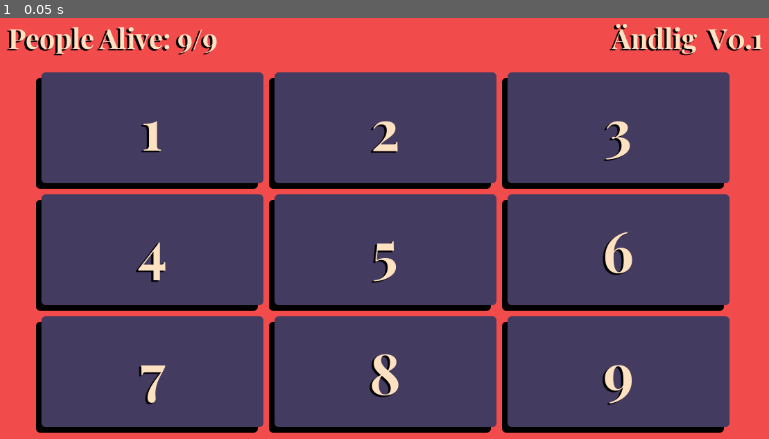
Above: before the commit, frame 1.
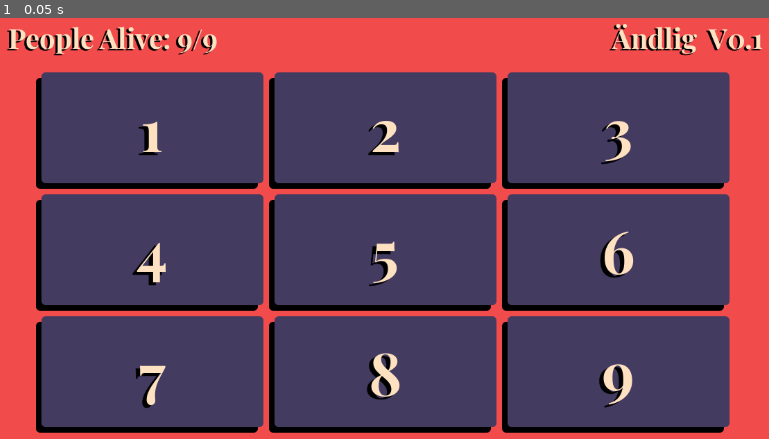
Above: after the commit, the same moment.

Repository: TheTwoBoom/andlig
Game: Godot game, scene res://scenes/game.tscn
Two runs of this game, one before a commit and one after it. Both use one fixed random seed, a clock stepped at 60 frames per second and the inputs below.
Inputs:
- Up to frame 1 (0.05 s): no input

The runs differ from the first frame. In frame 1, 1.0% of the frame differs, in the area x 17-83%, y 24-93%.

Commit message:
font changes

Diff:
--- /dev/null
+++ b/assets/font/big_font.tres
@@ -0,0 +1,12 @@
+[gd_resource type="Theme" load_steps=2 format=3 uid="uid://dlcwr75lew2kg"]
+
+[ext_resource type="FontFile" uid="uid://dwejpsmil4dmm" path="res://assets/font/PlayfairDisplayBold-nRv8g.ttf" id="1_3nl0m"]
+
+[resource]
+default_font = ExtResource("1_3nl0m")
+Label/colors/font_color = Color(0.99607843, 0.88235295, 0.7529412, 1)
+Label/colors/font_shadow_color = Color(0, 0, 0, 1)
+Label/constants/shadow_offset_x = -6
+Label/constants/shadow_offset_y = 4
+Label/font_sizes/font_size = 85
+Label/fonts/font = ExtResource("1_3nl0m")
--- a/assets/font/font.tres
+++ b/assets/font/font.tres
@@ -1,11 +1,12 @@
 [gd_resource type="Theme" load_steps=2 format=3 uid="uid://c1pt754iq3eux"]
 
-[ext_resource type="FontFile" uid="uid://dwejpsmil4dmm" path="res://assets/font/PlayfairDisplayBold-nRv8g.ttf" id="1_7j002"]
+[ext_resource type="FontFile" uid="uid://dwejpsmil4dmm" path="res://assets/font/PlayfairDisplayBold-nRv8g.ttf" id="1_jm5bn"]
 
 [resource]
+default_font = ExtResource("1_jm5bn")
 Label/colors/font_color = Color(0.99607843, 0.88235295, 0.7529412, 1)
 Label/colors/font_shadow_color = Color(0, 0, 0, 1)
 Label/constants/shadow_offset_x = -3
 Label/constants/shadow_offset_y = 2
 Label/font_sizes/font_size = 40
-Label/fonts/font = ExtResource("1_7j002")
+Label/fonts/font = ExtResource("1_jm5bn")
--- a/scenes/game.tscn
+++ b/scenes/game.tscn
@@ -1,9 +1,10 @@
-[gd_scene load_steps=5 format=3 uid="uid://bbo0icv8hjbdc"]
+[gd_scene load_steps=6 format=3 uid="uid://bbo0icv8hjbdc"]
 
 [ext_resource type="PackedScene" uid="uid://cluq3rylga2p0" path="res://scenes/scanner.tscn" id="1_fc0e3"]
 [ext_resource type="StyleBox" uid="uid://dsnqjgddtrqlf" path="res://assets/panel_designs/neutral.tres" id="1_feb5d"]
 [ext_resource type="Theme" uid="uid://c1pt754iq3eux" path="res://assets/font/font.tres" id="2_fc0e3"]
 [ext_resource type="StyleBox" uid="uid://chtv0e8piv5s" path="res://assets/panel_designs/shadow.tres" id="4_fc0e3"]
+[ext_resource type="Theme" uid="uid://dlcwr75lew2kg" path="res://assets/font/big_font.tres" id="5_iywne"]
 
 [node name="Game" type="Control"]
 layout_mode = 3
@@ -135,8 +136,7 @@
 
 [node name="Label" type="Label" parent="MarginContainer/VBoxContainer/CenterContainer/GridContainer/PanelContainer"]
 layout_mode = 2
-theme = ExtResource("2_fc0e3")
-theme_override_font_sizes/font_size = 80
+theme = ExtResource("5_iywne")
 text = "1"
 horizontal_alignment = 1
 
@@ -148,8 +148,7 @@
 
 [node name="Label" type="Label" parent="MarginContainer/VBoxContainer/CenterContainer/GridContainer/PanelContainer2"]
 layout_mode = 2
-theme = ExtResource("2_fc0e3")
-theme_override_font_sizes/font_size = 80
+theme = ExtResource("5_iywne")
 text = "2"
 horizontal_alignment = 1
 
@@ -161,8 +160,7 @@
 
 [node name="Label" type="Label" parent="MarginContainer/VBoxContainer/CenterContainer/GridContainer/PanelContainer3"]
 layout_mode = 2
-theme = ExtResource("2_fc0e3")
-theme_override_font_sizes/font_size = 80
+theme = ExtResource("5_iywne")
 text = "3"
 horizontal_alignment = 1
 
@@ -174,8 +172,7 @@
 
 [node name="Label" type="Label" parent="MarginContainer/VBoxContainer/CenterContainer/GridContainer/PanelContainer4"]
 layout_mode = 2
-theme = ExtResource("2_fc0e3")
-theme_override_font_sizes/font_size = 80
+theme = ExtResource("5_iywne")
 text = "4"
 horizontal_alignment = 1
 
@@ -187,8 +184,7 @@
 
 [node name="Label" type="Label" parent="MarginContainer/VBoxContainer/CenterContainer/GridContainer/PanelContainer5"]
 layout_mode = 2
-theme = ExtResource("2_fc0e3")
-theme_override_font_sizes/font_size = 80
+theme = ExtResource("5_iywne")
 text = "5"
 horizontal_alignment = 1
 
@@ -200,8 +196,7 @@
 
 [node name="Label" type="Label" parent="MarginContainer/VBoxContainer/CenterContainer/GridContainer/PanelContainer6"]
 layout_mode = 2
-theme = ExtResource("2_fc0e3")
-theme_override_font_sizes/font_size = 80
+theme = ExtResource("5_iywne")
 text = "6"
 horizontal_alignment = 1
 
@@ -213,8 +208,7 @@
 
 [node name="Label" type="Label" parent="MarginContainer/VBoxContainer/CenterContainer/GridContainer/PanelContainer7"]
 layout_mode = 2
-theme = ExtResource("2_fc0e3")
-theme_override_font_sizes/font_size = 80
+theme = ExtResource("5_iywne")
 text = "7"
 horizontal_alignment = 1
 
@@ -226,8 +220,7 @@
 
 [node name="Label" type="Label" parent="MarginContainer/VBoxContainer/CenterContainer/GridContainer/PanelContainer8"]
 layout_mode = 2
-theme = ExtResource("2_fc0e3")
-theme_override_font_sizes/font_size = 80
+theme = ExtResource("5_iywne")
 text = "8"
 horizontal_alignment = 1
 
@@ -239,7 +232,6 @@
 
 [node name="Label" type="Label" parent="MarginContainer/VBoxContainer/CenterContainer/GridContainer/PanelContainer9"]
 layout_mode = 2
-theme = ExtResource("2_fc0e3")
-theme_override_font_sizes/font_size = 80
+theme = ExtResource("5_iywne")
 text = "9"
 horizontal_alignment = 1
